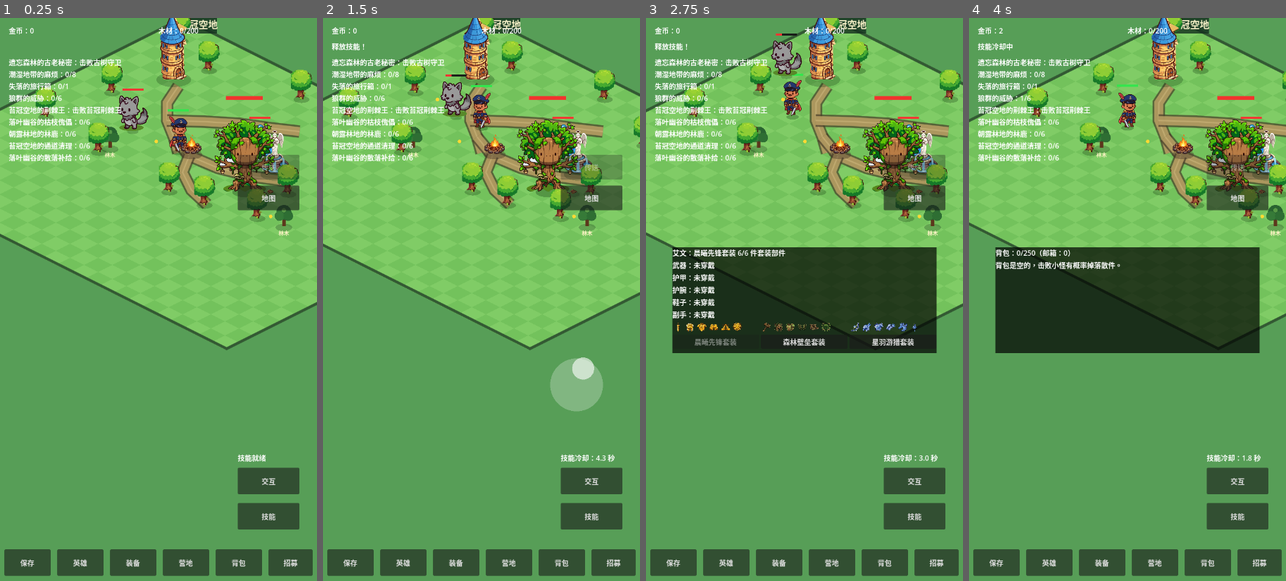
Above: before the commit, frames 1-4 (left to right).
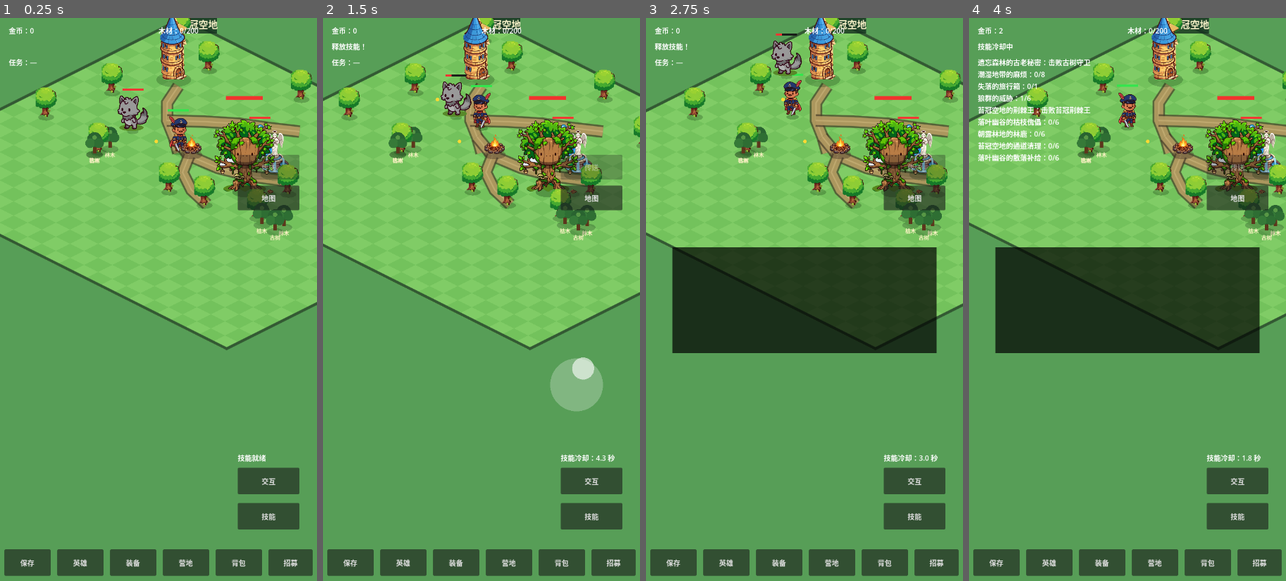
Above: after the commit, the same moments.

Repository: oneyi53/game
Game: Godot game, scene res://scenes/main.tscn
The game is run twice, just before and just after one commit, with the same random seed, the same clock (stepped at 60 frames per second) and the same inputs.
Inputs (mouse positions are in pixels of both pictures, inside the frame that each line leads up to):
- Up to frame 1 (0.25 s): no input
- Up to frame 2 (1.5 s): tap Enter at 0.5 s; move the mouse to (465, 412) at 0.52 s; hold Up (ui_up) 0.53-1.25 s; tap E at 0.6 s; click (465, 412) at 0.67 s; tap Space at 0.77 s; drag from (576, 383) to (617, 282) at 1.27 s
- Up to frame 3 (2.75 s): move the mouse to (709, 215) at 2.02 s; hold Left (ui_left) from 2.03 s (still down); tap Q at 2.1 s
- Up to frame 4 (4 s): release Left (ui_left) at 2.75 s; drag from (1143, 299) to (1032, 215) at 2.77 s; move the mouse to (1079, 158) at 3.52 s; hold Down (ui_down) from 3.53 s (still down); tap B at 3.6 s; tap Space at 3.77 s

The runs differ from the first frame. In frame 1, 2.3% of the frame differs, in the area x 2-90%, y 7-40%; in frame 2, 2.2%; in frame 3, 3.8%, in the area x 2-91%, y 7-59%; in frame 4, 1.0%.
Error after the commit: Trying to assign value of type 'Node2D' to a variable of type 'exploration_fog.gd'. (res://scripts/core/main.gd:273)

Commit message:
feat: persist per-region fog of war and reveal explored terrain

Diff:
--- a/scripts/core/main.gd
+++ b/scripts/core/main.gd
@@ -34,6 +34,7 @@
 const BOSS_SCENE: PackedScene = preload("res://scenes/boss.tscn")
 const CAMPFIRE_SCENE: PackedScene = preload("res://scenes/campfire.tscn")
 const RESOURCE_NODE_SCRIPT = preload("res://scripts/interactable/resource_node.gd")
+const EXPLORATION_FOG_SCRIPT = preload("res://scripts/core/exploration_fog.gd")
 const EFFECT_PLAYER = preload("res://scripts/fx/effect_player.gd")
 const EFFECT_ATLAS: Texture2D = preload("res://assets/art-v1/effects/effect_atlas.png")
 
@@ -72,6 +73,9 @@
 var campfire_node: Node2D = null
 var resource_nodes: Array = []
 var harvested_resource_ids: Array = []
+var explored_map_cells: Dictionary = {}
+var exploration_fog: ExplorationFog = null
+var exploration_save_cooldown: float = 0.0
 var heroes: Array = []
 var hero_hp_cache: Dictionary = {}
 var enemies: Array = []
@@ -209,6 +213,12 @@
     var saved_harvested_resources = save_data.get("harvested_resources", [])
     if saved_harvested_resources is Array:
         harvested_resource_ids = saved_harvested_resources.duplicate()
+    var saved_exploration = save_data.get("explored_map_cells", {})
+    if saved_exploration is Dictionary:
+        for saved_exploration_map in saved_exploration:
+            var cells = saved_exploration[saved_exploration_map]
+            if world_map_manager.is_known_map(str(saved_exploration_map)) and cells is Array:
+                explored_map_cells[str(saved_exploration_map)] = cells.duplicate()
     boss_defeated = bool(save_data.get("boss_defeated", false))
     elite_defeated = bool(save_data.get("elite_defeated", false))
     quest_manager.load_progress(save_data.get("quests", {}))
@@ -260,6 +270,14 @@
     _spawn_resource_nodes()
     $Map.set_active_map(active_map_id)
     $Map.building_pressed.connect(_on_town_building_pressed)
+    exploration_fog = Node2D.new()
+    exploration_fog.name = "ExplorationFog"
+    exploration_fog.set_script(EXPLORATION_FOG_SCRIPT)
+    exploration_fog.z_index = 200
+    add_child(exploration_fog)
+    exploration_fog.set_map_state(active_map_id, explored_map_cells.get(active_map_id, []))
+    if captain != null:
+        exploration_fog.reveal_around(captain.global_position)
     _apply_active_map_visibility()
     var chest_loot: Dictionary = data_loader.items["chest_loot"]
     chest_node.setup(int(chest_loot["gold"]), chest_opened)
@@ -588,6 +606,15 @@
         _spawn_enemy_at(str(entry["id"]), entry["pos"])
 
 
+func _serialize_explored_map_cells() -> Dictionary:
+    if exploration_fog != null:
+        explored_map_cells[active_map_id] = exploration_fog.get_saved_cells()
+    var serialized: Dictionary = {}
+    for map_id in explored_map_cells:
+        serialized[str(map_id)] = explored_map_cells[map_id].duplicate()
+    return serialized
+
+
 func _serialize_map_positions() -> Dictionary:
     var serialized: Dictionary = {}
     for map_id in map_positions:
@@ -659,6 +686,8 @@
         hero.velocity = Vector2.ZERO
     active_map_id = target_map_id
     $Map.set_active_map(active_map_id)
+    if exploration_fog != null:
+        exploration_fog.set_map_state(active_map_id, explored_map_cells.get(active_map_id, []))
     var target_position: Vector2 = map_positions.get(active_map_id, world_map_manager.spawn_position(active_map_id))
     target_position = WorldMapManagerScript.clamp_position(target_position)
     for hero in heroes:
@@ -713,12 +742,25 @@
     _update_world_visuals()
     camera.position = _projected_camera_position(captain.global_position)
     hud.set_skill_cooldown(captain.skill_cooldown_remaining, captain.skill_ready)
+    _update_exploration(delta)
     var screen_input: Vector2 = Input.get_vector("ui_left", "ui_right", "ui_up", "ui_down")
     if joystick.vector.length() > 0.1:
         screen_input = joystick.vector
     var world_input := Vector2(screen_input.x + 2.0 * screen_input.y, -screen_input.x + 2.0 * screen_input.y)
     captain.move_input = world_input.normalized()
     _tick_respawns(delta)
+
+func _update_exploration(delta: float) -> void:
+    if exploration_fog == null or captain == null:
+        return
+    var revealed: int = exploration_fog.reveal_around(captain.global_position)
+    if revealed <= 0:
+        return
+    explored_map_cells[active_map_id] = exploration_fog.get_saved_cells()
+    exploration_save_cooldown -= delta
+    if exploration_save_cooldown <= 0.0:
+        _save_game()
+        exploration_save_cooldown = 3.0
 
 func _unhandled_input(event: InputEvent) -> void:
     if config_failed:
@@ -1283,6 +1325,7 @@
         "camp": camp_manager.save_camp(),
         "chest_opened": chest_opened,
         "harvested_resources": harvested_resource_ids.duplicate(),
+        "explored_map_cells": _serialize_explored_map_cells(),
         "boss_defeated": boss_defeated,
         "elite_defeated": elite_defeated,
         "map_id": active_map_id,
